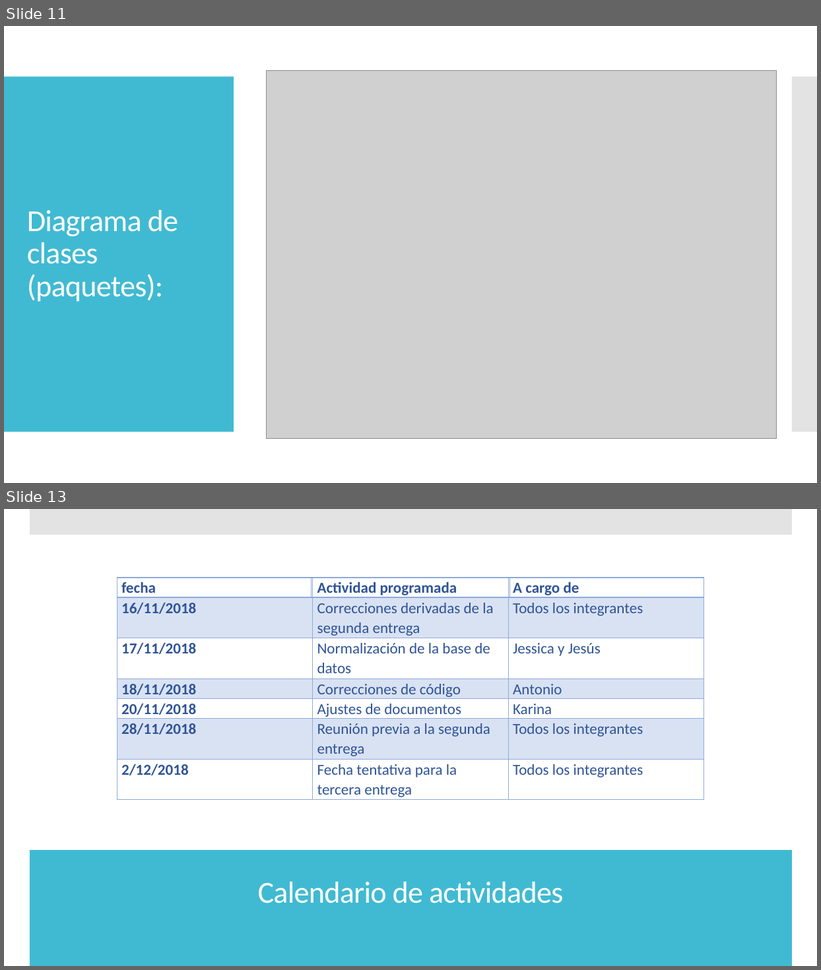
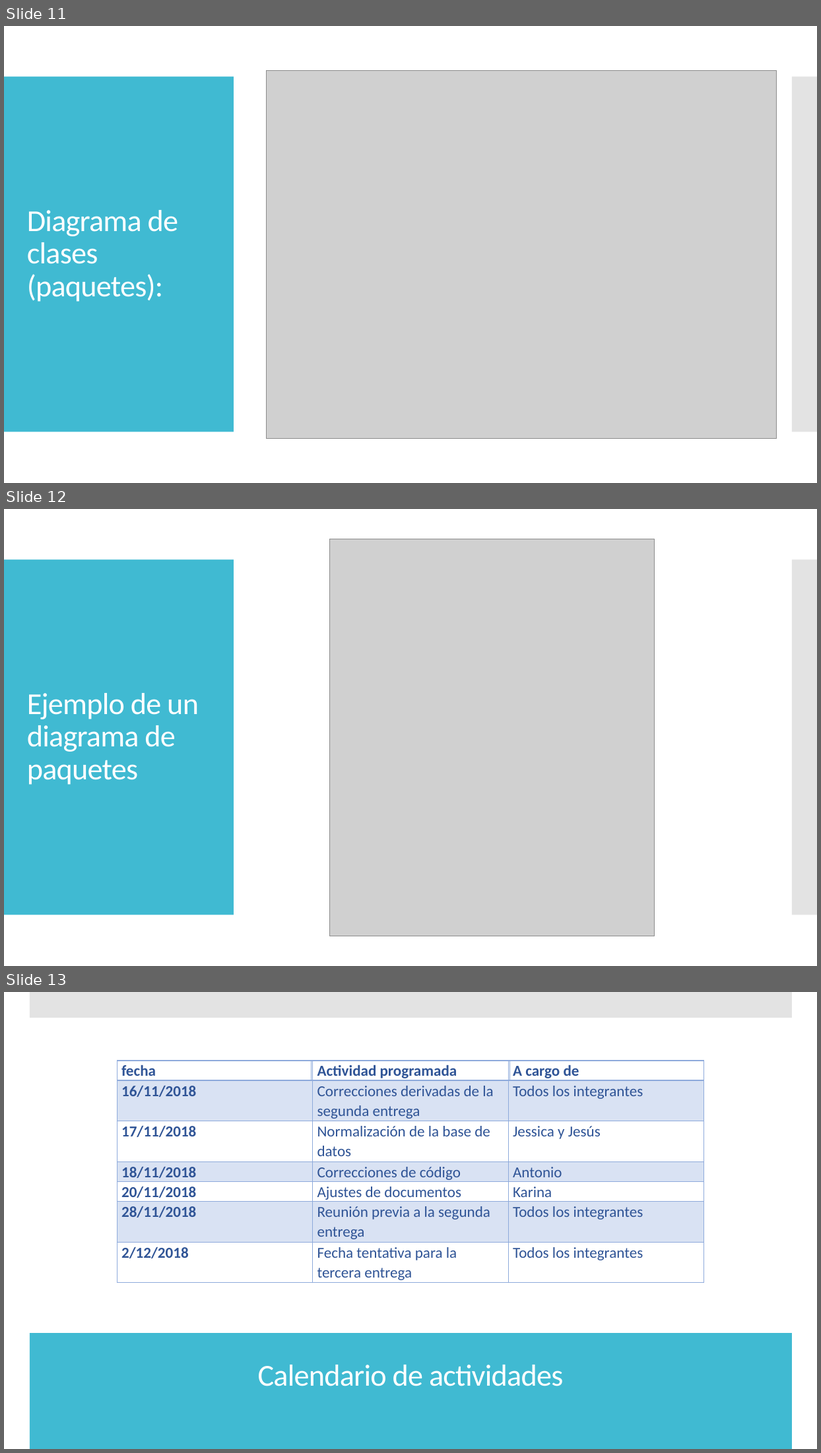
Before and after one commit to jesusapb/POO-2.0, a slide deck: Presentación.pptx. Shown one above the other, each under a label of ours: slides 11 and 13 before the commit, slides 11, 12 and 13 after it; the slides between them are not shown. The pictures are 821x970 and 821x1453 pixels, drawn with LibreOffice and Linux fonts; fonts in the diff are those of the drawing; grey boxes stand for pictures. Boxes give left, top, right and bottom in pixels: in the first picture for what was removed or moved away, otherwise in the second. Text is boxed around its words. In the diff, an @@ line names an element or a change of style, - is before the commit and + after.

```diff
--- a/Presentación.pptx
+++ b/Presentación.pptx
@@ slide 12 added at (x1=4, y1=509, x2=817, y2=966), background #FFFFFF; not listed: 2 template elements that a slide beside it also shows @@
@@ picture added at (x1=330, y1=539, x2=655, y2=937) @@
@@ title added at (x1=27, y1=693, x2=199, y2=785), 36 pt, text #FFFFFF @@
+Ejemplo de un diagrama de paquetes
```
Also in this commit, not shown: 1 slide removed, 1 other file.
